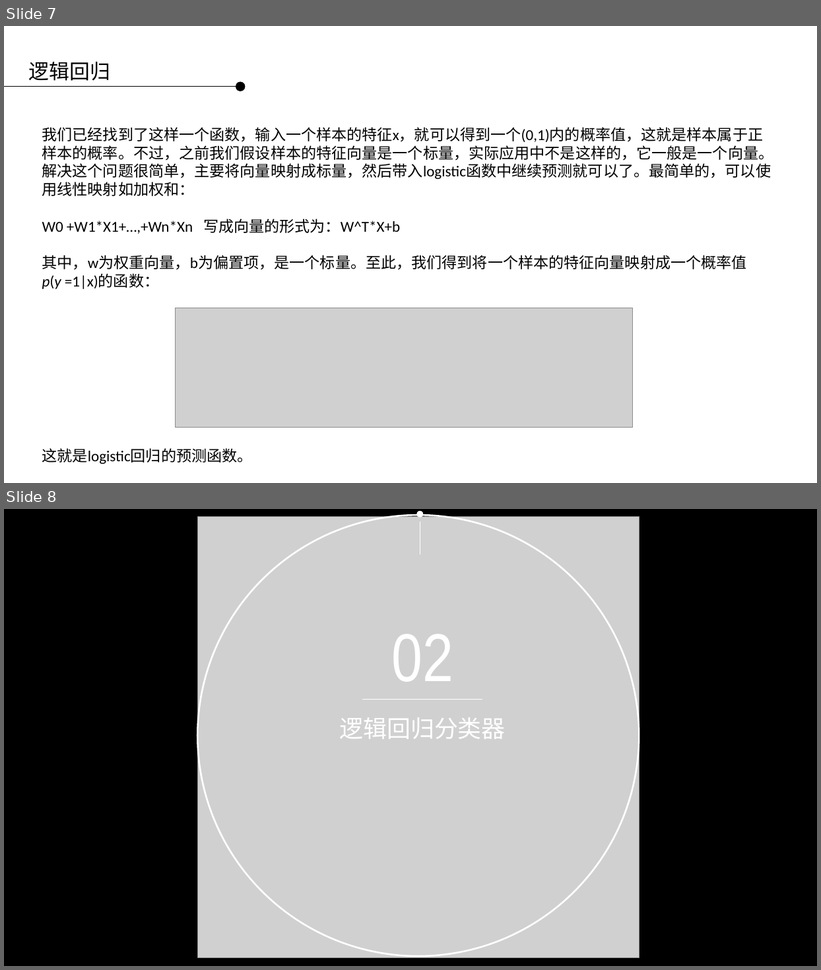
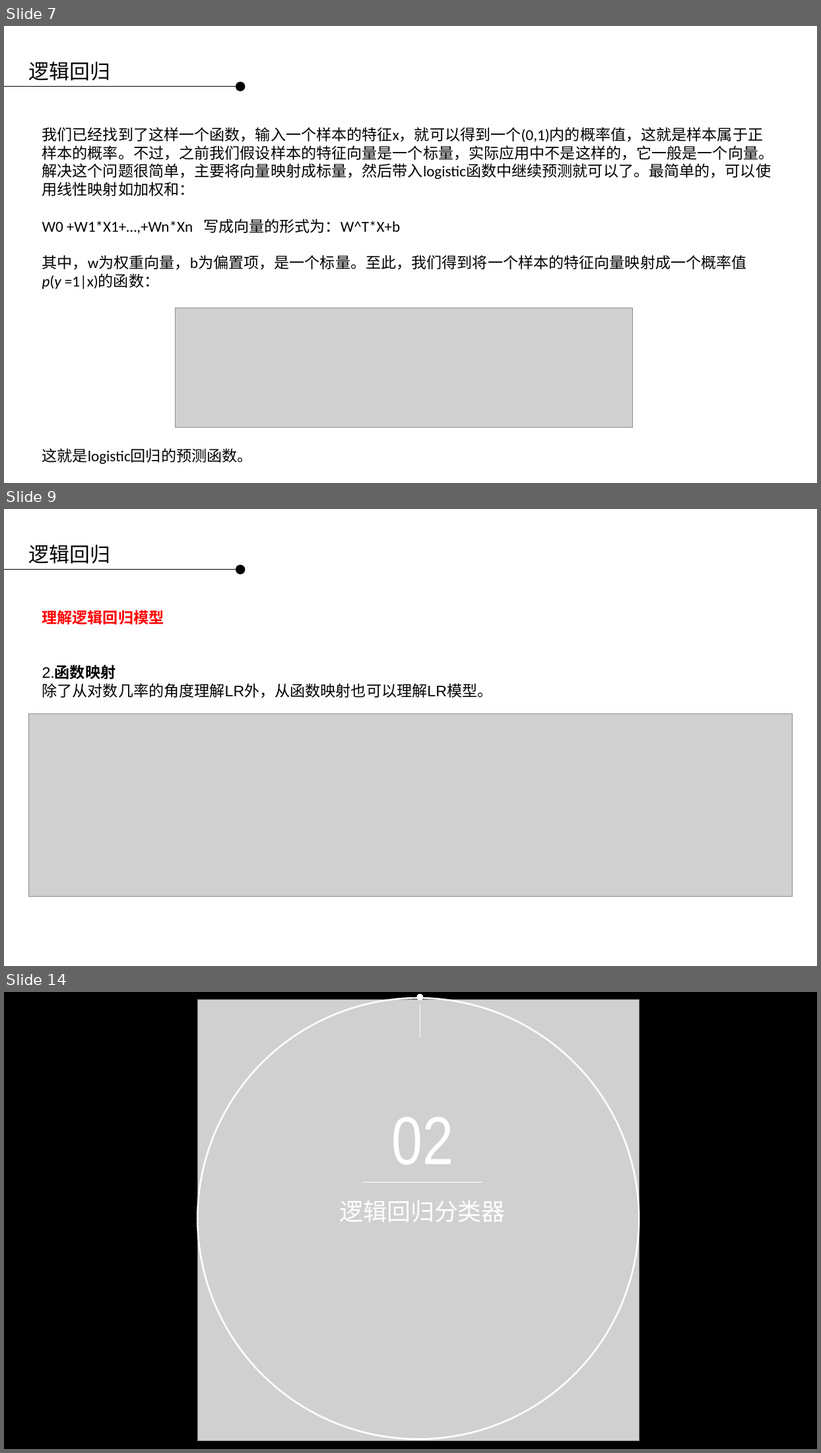
Before and after one commit to applepip/Big_Data, a slide deck: 产品大数据分析与建模/大数据分析与建模 - 逻辑回归 第二讲.pptx. Shown one above the other, each under a label of ours: slides 7 and 8 before the commit, slides 7, 9 and 14 after it; the slides between them are not shown. The pictures are 821x970 and 821x1453 pixels, drawn with LibreOffice and Linux fonts; fonts in the diff are those of the drawing; grey boxes stand for pictures; background and template pictures are left out. Boxes give left, top, right and bottom in pixels: in the first picture for what was removed or moved away, otherwise in the second. Text is boxed around its words. In the diff, an @@ line names an element or a change of style, - is before the commit and + after.

```diff
--- a/产品大数据分析与建模/大数据分析与建模 - 逻辑回归 第二讲.pptx
+++ b/产品大数据分析与建模/大数据分析与建模 - 逻辑回归 第二讲.pptx
@@ slide 9 added at <box>4,509,817,966</box>, background picture (left out) @@
@@ text added at <box>29,545,110,564</box>, 24 pt, text #000000 @@
+逻辑回归
@@ ellipse added at <box>236,565,246,575</box>, fill #000000 @@
@@ line added from (4, 569) to (236, 569), #000000 0.75 pt @@
@@ text added at <box>42,610,493,698</box>, 18 pt, text #000000 @@
+理解逻辑回归模型
+2.函数映射
+除了从对数几率的角度理解LR外，从函数映射也可以理解LR模型。
@@ picture added at <box>29,714,793,897</box> @@
@@ what was slide 8 is now slide 14 @@
```
Also in this commit, not shown: 1 slide changed, 5 other slides added.
